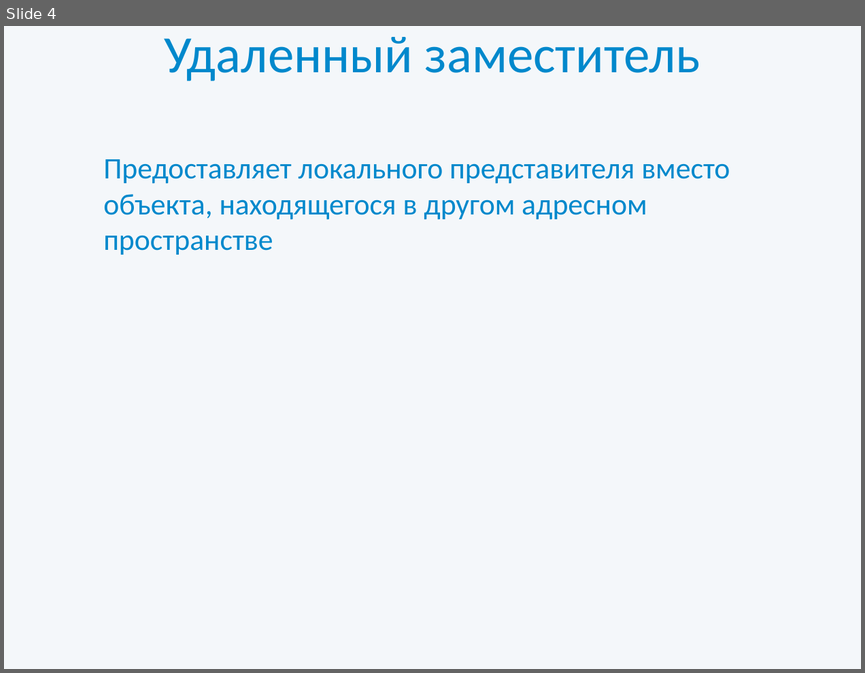
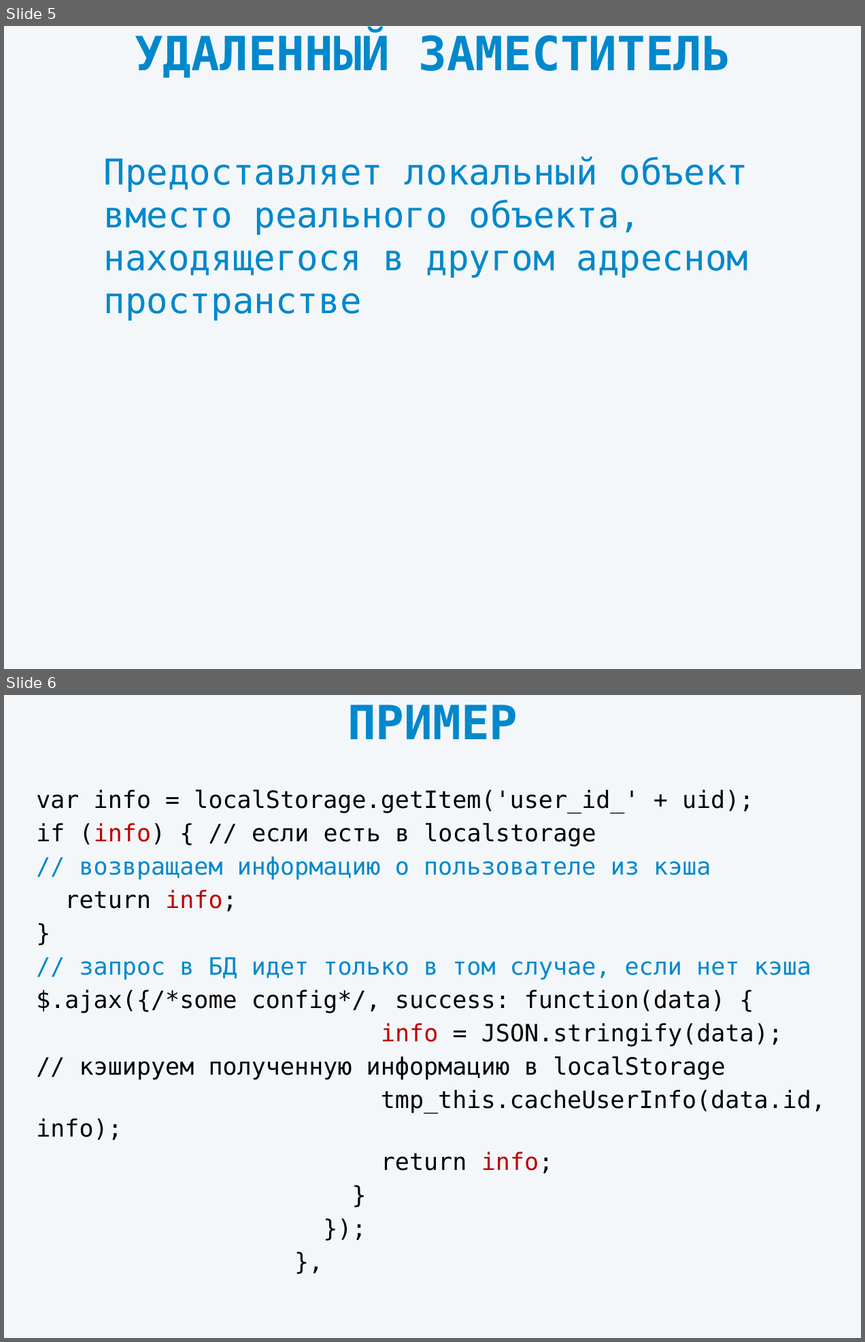
Before and after one commit to dipiash/proxy_pattern, a slide deck: Presentation.pptx. Shown one above the other, each under a label of ours: slide 4 before the commit, slides 5 and 6 after it. The pictures are 865x673 and 865x1342 pixels, drawn with LibreOffice and Linux fonts; fonts in the diff are those of the drawing. Boxes give left, top, right and bottom in pixels: in the first picture for what was removed or moved away, otherwise in the second. Text is boxed around its words. In the diff, an @@ line names an element or a change of style, - is before the commit and + after.

```diff
--- a/Presentation.pptx
+++ b/Presentation.pptx
@@ slide 6 added at bbox=[4, 695, 861, 1338], background #F4F7FA @@
@@ title added at bbox=[347, 705, 517, 739], 39.6 pt, text #0088CC, bold @@
+ПРИМЕР
@@ subtitle added at bbox=[36, 790, 825, 1173], 20 pt, text #000000 @@
+var info = localStorage.getItem('user_id_' + uid);
+if (info) { // если есть в localstorage
+// возвращаем информацию о пользователе из кэша
+return info;
+}
+// запрос в БД идет только в том случае, если нет кэша
+$.ajax({/*some config*/, success: function(data) {
+info = JSON.stringify(data);
+// кэшируем полученную информацию в localStorage
+tmp_this.cacheUserInfo(data.id, info);
+return info;
+}
+});
+},
@@ what was slide 4 is now slide 5 @@
@@ slide 5 changed as well @@
@@ title at bbox=[135, 32, 730, 78]: text changed; size 44 to 39.6 pt; font Calibri to DejaVu Sans Mono; bold on @@
-Удаленный заместитель
+УДАЛЕННЫЙ ЗАМЕСТИТЕЛЬ
@@ subtitle at bbox=[103, 156, 749, 320]: text changed; size 25 to 30 pt; font Calibri to DejaVu Sans Mono @@
-Предоставляет локального представителя вместо объекта, находящегося в другом адресном пространстве
+Предоставляет локальный объект вместо реального объекта, находящегося в другом адресном пространстве
```
Also in this commit, not shown: 7 other slides changed, 2 other slides added.
